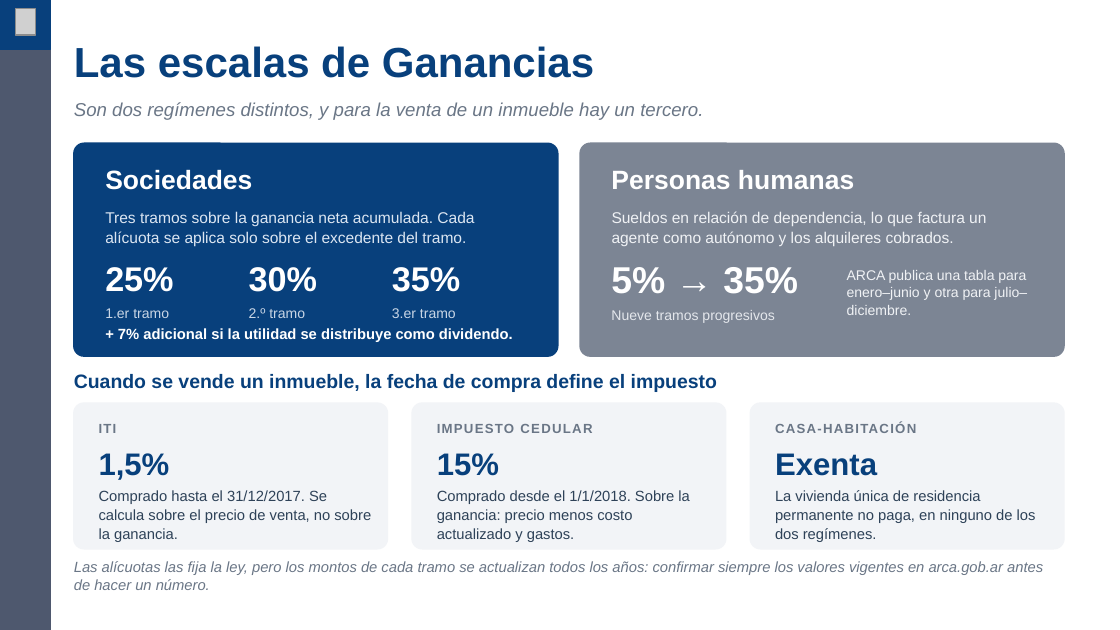
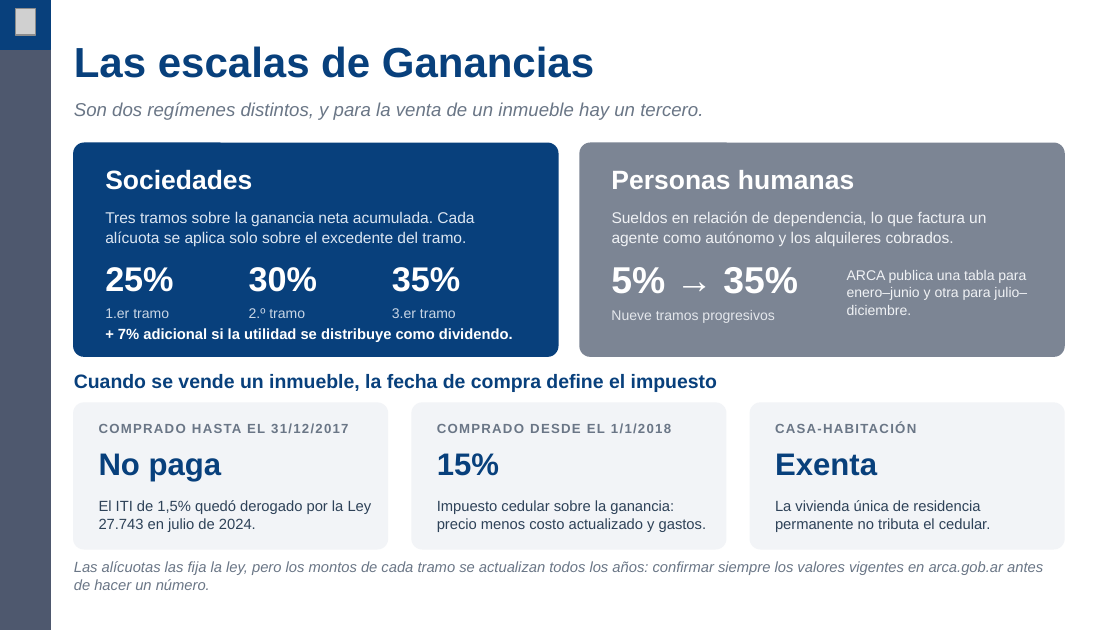
Before and after one commit to marcenapo-hub/KrakRealEstate, a slide deck: slide 8 of capacitaciones/impuestos/Capacitacion-Impuestos-Agentes-Inmobiliarios.pptx. Drawn at 1120x630 pixels with LibreOffice and Linux fonts; fonts in the diff are those of the drawing; grey boxes stand for pictures; background and template pictures are left out. Boxes give left, top, right and bottom in pixels: in the first picture for what was removed or moved away, otherwise in the second. Text is boxed around its words. In the diff, an @@ line names an element or a change of style, - is before the commit and + after.

```diff
--- a/capacitaciones/impuestos/Capacitacion-Impuestos-Agentes-Inmobiliarios.pptx
+++ b/capacitaciones/impuestos/Capacitacion-Impuestos-Agentes-Inmobiliarios.pptx
@@ text at box(99, 423, 348, 433): text changed @@
-ITI
+COMPRADO HASTA EL 31/12/2017
@@ text at box(437, 423, 671, 433): text changed @@
-IMPUESTO CEDULAR
+COMPRADO DESDE EL 1/1/2018
@@ text at box(99, 453, 222, 481): text changed @@
-1,5%
+No paga
@@ text at box(99, 500, 372, 532): text changed @@
-Comprado hasta el 31/12/2017. Se calcula sobre el precio de venta, no sobre la ganancia.
+El ITI de 1,5% quedó derogado por la Ley 27.743 en julio de 2024.
@@ text at box(437, 500, 707, 532): text changed @@
-Comprado desde el 1/1/2018. Sobre la ganancia: precio menos costo actualizado y gastos.
+Impuesto cedular sobre la ganancia: precio menos costo actualizado y gastos.
@@ text at box(775, 500, 991, 532): text changed @@
-La vivienda única de residencia permanente no paga, en ninguno de los dos regímenes.
+La vivienda única de residencia permanente no tributa el cedular.
```
Also in this commit, not shown: 1 other file.
